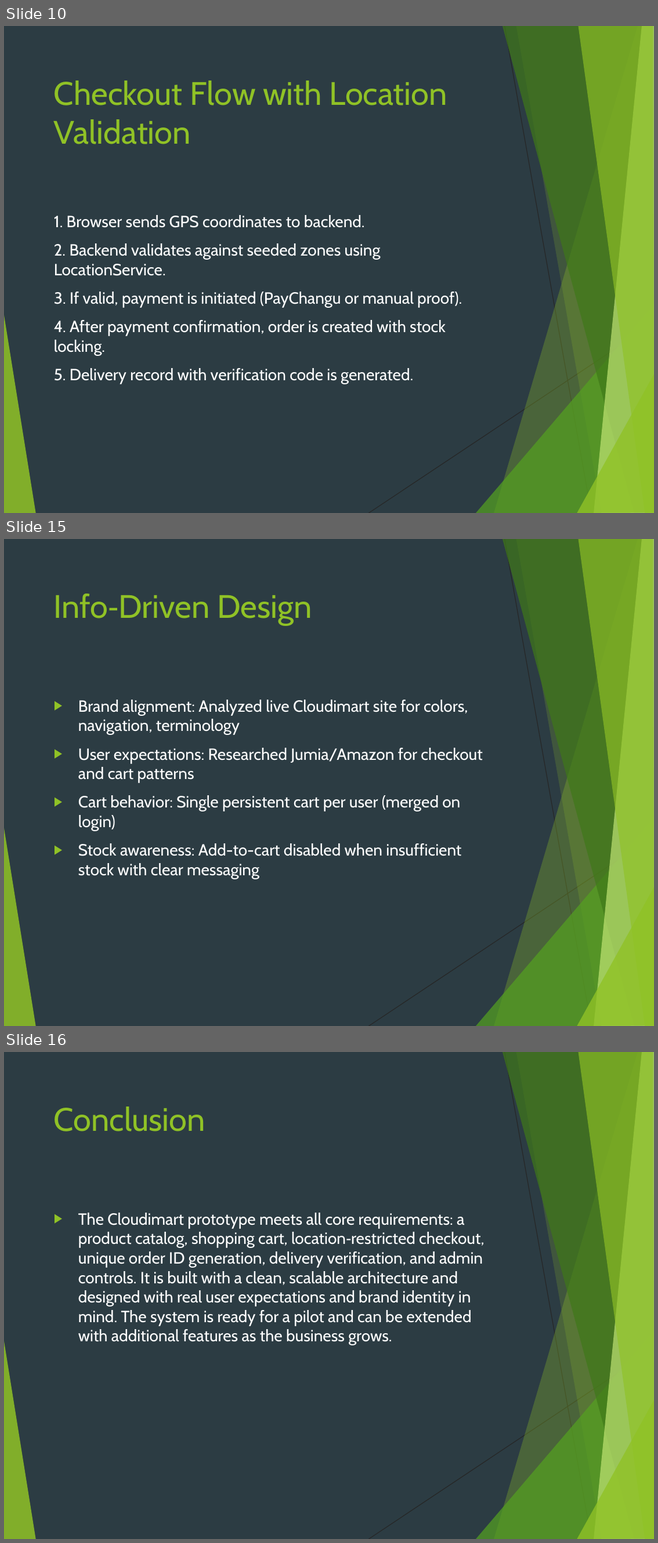
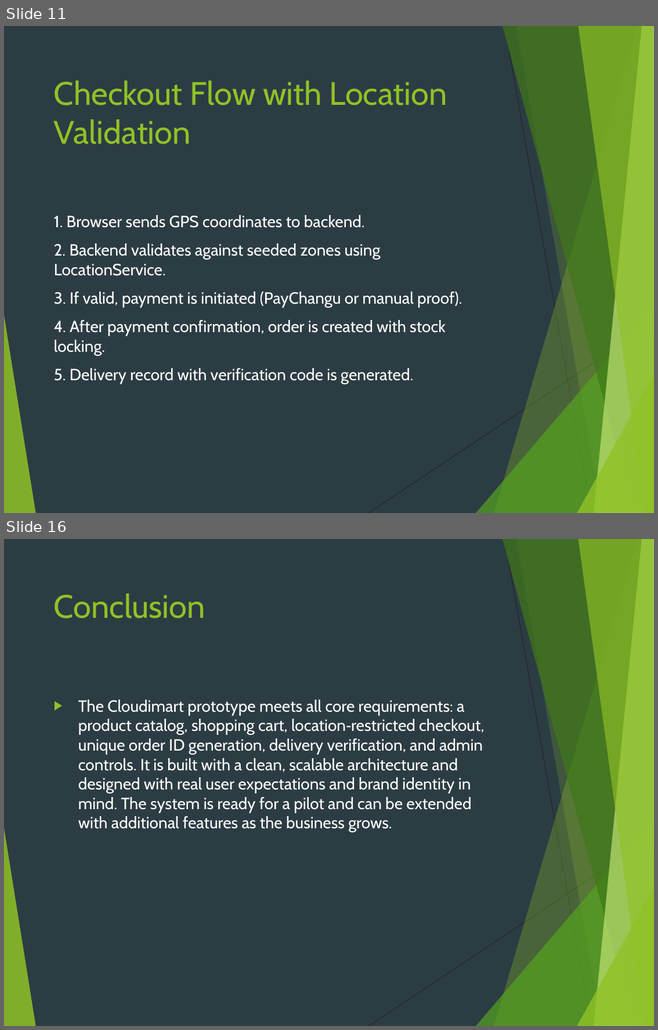
Before and after one commit to Emmanuel-Mukumbwa/cloudimart-university-ecommerce, a slide deck: docs/Cloudimart_System_Architecture.pptx. Shown one above the other, each under a label of ours: slides 10, 15 and 16 before the commit, slides 11 and 16 after it; the slides between them are not shown. The pictures are 658x1543 and 658x1030 pixels, drawn with LibreOffice and Linux fonts; fonts in the diff are those of the drawing. Boxes give left, top, right and bottom in pixels: in the first picture for what was removed or moved away, otherwise in the second. Text is boxed around its words. In the diff, an @@ line names an element or a change of style, - is before the commit and + after.

```diff
--- a/docs/Cloudimart_System_Architecture.pptx
+++ b/docs/Cloudimart_System_Architecture.pptx
@@ slide 15 removed at (4,539,654,1026), background #2C3C43; not listed: 10 template elements that a slide beside it also shows @@
@@ title removed at (54,594,311,625) @@
-Info‑Driven Design
@@ text removed at (78,700,482,879) @@
-▶ Brand alignment: Analyzed live Cloudimart site for colors, navigation, terminology
-▶ User expectations: Researched Jumia/Amazon for checkout and cart patterns
-▶ Cart behavior: Single persistent cart per user (merged on login)
-▶ Stock awareness: Add-to-cart disabled when insufficient stock with clear messaging
@@ what was slide 10 is now slide 11 @@
```
Also in this commit, not shown: 4 slides changed, 2 slides added, 1 other slide removed.
